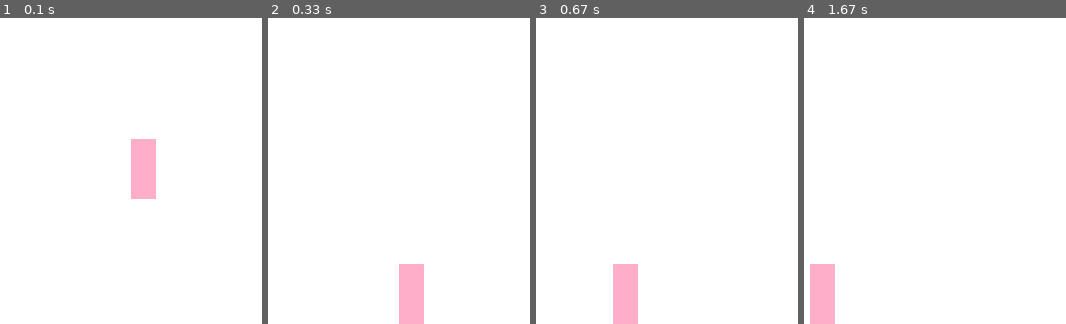
Above: before the commit, frames 1-4 (left to right).
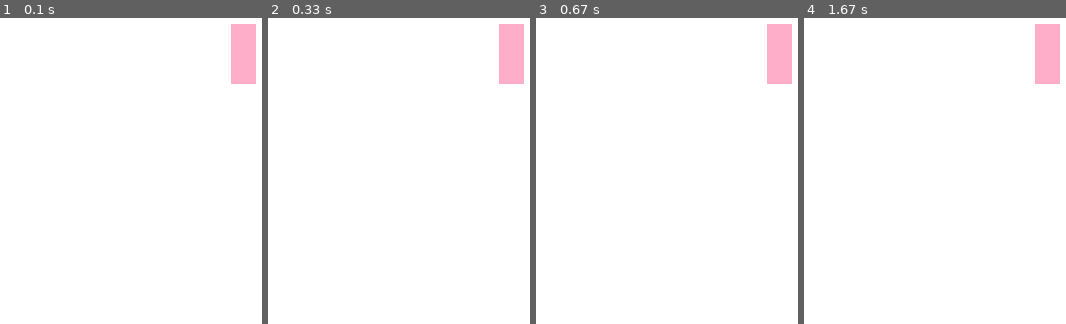
Above: after the commit, the same moments.

Repository: Stratocasterr/Icy-Tower-in-Python
Game: pygame game, started from pygame_template.py
The game is run twice, just before and just after one commit, with the same random seed, the same clock (stepped at 60 frames per second) and the same inputs.
Inputs:
- Up to frame 1 (0.1 s): no input
- Up to frame 2 (0.33 s): no input
- Up to frame 3 (0.67 s): hold Left from 0.33 s (still down)
- Up to frame 4 (1.67 s): release Left at 0.87 s

The runs differ from the first frame. In frame 1, 3.7% of the frame differs, in the area x 50-98%, y 1-60%; in frame 2, 3.7%; in frame 3, 3.7%; in frame 4, 3.7%.

Commit message:
Revert "Icy-10/zaimplementowac_ruch_postaci_poprawka#2"
This reverts commit 0bd7e5c37f847d56bee4966dcf1bc5fb3e3a4674.

Diff:
--- a/core/app_config.py
+++ b/core/app_config.py
@@ -8,4 +8,3 @@
     SCREEN_HEIGHT: int = 800
     PLAYER_WIDTH: int = 20
     PLAYER_HEIGHT: int = 60
-    GRAVITY: int = 1
--- a/pygame_template.py
+++ b/pygame_template.py
@@ -4,6 +4,7 @@
 
 from core.app_colors import AppColors
 from core.app_config import AppConfig
+
 
 # Initialize basic pygame stuff
 pygame.font.init()
@@ -19,54 +20,29 @@
         self.height = AppConfig.PLAYER_HEIGHT
         self.rect = pygame.Rect(starting_x, starting_y, self.width, self.height)
         self.image = AppAssets.player
-        self.gravity = AppConfig.GRAVITY
-        self.run_speed = 1
-        self.jump_speed = 40
-        self.run_acceleration = 0
-
-        # Right :1 / Left :-1
-        self.moving_direction = 0
 
     def get_pygame_rect(self):
         return pygame.rect(self.pos[0], self.pos[1], self.width, self.height)
 
-
 class GameView:
     def __init__(self):
         self.is_running = True
-        self.player = Player(starting_x=400, starting_y=600)
+        self.player = Player(starting_x=500, starting_y=500)
         self.game_loop()
 
     def game_loop(self):
         while self.is_running:
             CLOCK.tick(AppConfig.FPS)
-            self.gravity()
+
             self.handle_events()
             self.handle_pressed_keys()
             self.redraw_window()
 
     def redraw_window(self):
-
         WIN.fill(AppColors.WHITE)
         WIN.blit(self.player.image, (self.player.rect.x, self.player.rect.y))
         pygame.display.update()
-
-    # Gravity
-    def gravity(self):
-        previous_y = self.player.rect.y
-        if self.player.rect.y < AppConfig.SCREEN_HEIGHT - AppConfig.PLAYER_HEIGHT:
-            self.player.rect.y += self.player.gravity
-
-        else:
-            self.player.rect.y = AppConfig.SCREEN_HEIGHT - AppConfig.PLAYER_HEIGHT
-
-        if previous_y != self.player.rect.y:
-            self.player.gravity += 1
-        else:
-            self.player.gravity = AppConfig.GRAVITY
-
-
-
+        print("hello")
 
     def handle_events(self):
         for event in pygame.event.get():
@@ -76,45 +52,8 @@
 
     def handle_pressed_keys(self):
         pressed_keys = pygame.key.get_pressed()
-
-        # R/L moves + acceleration
-
-        if pressed_keys[pygame.K_RIGHT]:
-
-            if self.player.rect.x + self.player.run_speed + self.player.run_acceleration > AppConfig.SCREEN_WIDTH - AppConfig.PLAYER_WIDTH:
-                self.player.rect.x = AppConfig.SCREEN_WIDTH - AppConfig.PLAYER_WIDTH
-                self.player.run_acceleration = 0
-            else:
-                self.player.rect.x += self.player.run_speed + self.player.run_acceleration
-
-            if self.player.moving_direction == 1:
-                self.player.run_acceleration += 0.2
-            else:
-                self.player.run_acceleration = 0
-            self.player.moving_direction = 1
-
-        elif pressed_keys[pygame.K_LEFT]:
-
-            if self.player.rect.x - (self.player.run_speed + self.player.run_acceleration) < 0:
-                self.player.rect.x = 0
-                self.player.run_acceleration = 0
-            else:
-                self.player.rect.x -= self.player.run_speed + self.player.run_acceleration
-            if self.player.moving_direction == -1:
-                self.player.run_acceleration += 0.2
-            else:
-                self.player.run_acceleration = 0
-
-            self.player.moving_direction = -1
-
-        # Jumping
-        if pressed_keys[pygame.K_SPACE]:
-            self.player.rect.y += -self.player.jump_speed
-
-        # Acceleretion = 0 when player stoped
-        if (pressed_keys[pygame.K_RIGHT] == False and self.player.moving_direction == 1) or (
-                pressed_keys[pygame.K_LEFT] == False and self.player.moving_direction == -1):
-            self.player.run_acceleration = 0
+        if pressed_keys[pygame.K_LEFT]:
+            pass
 
 
 def main():
